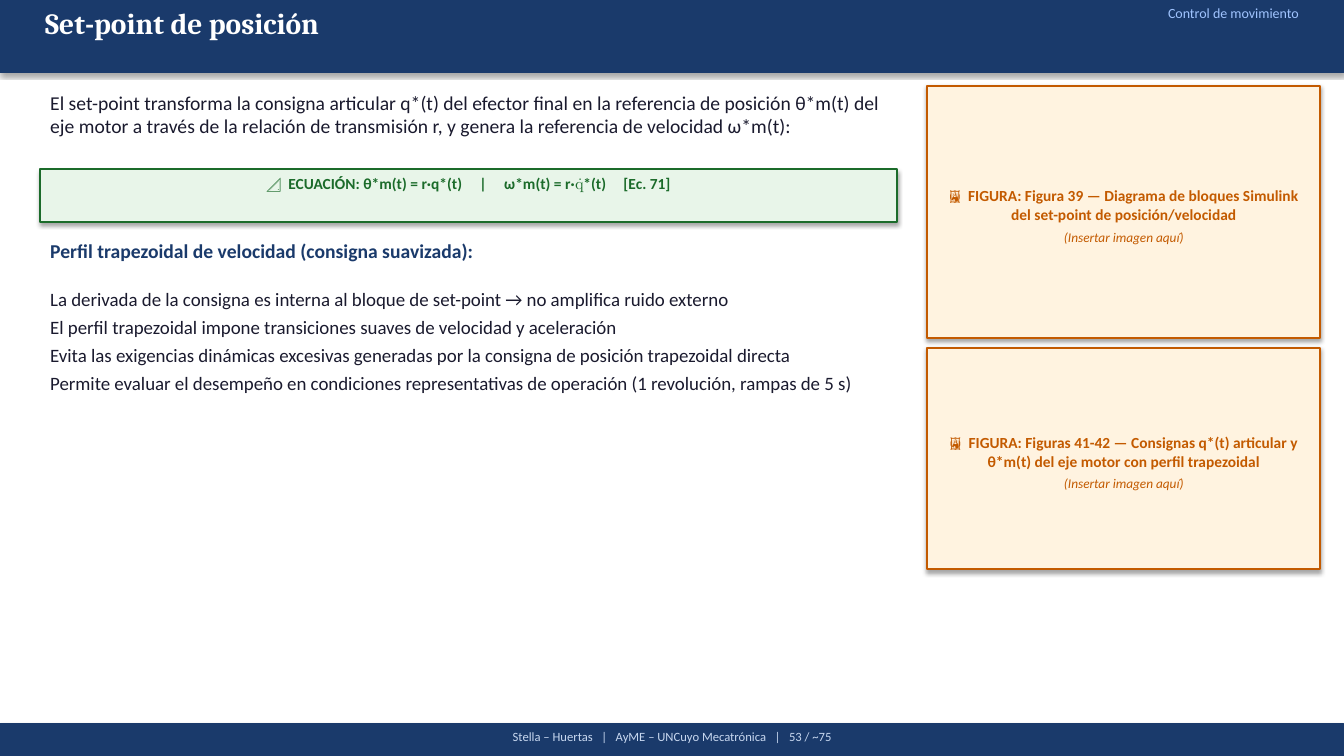
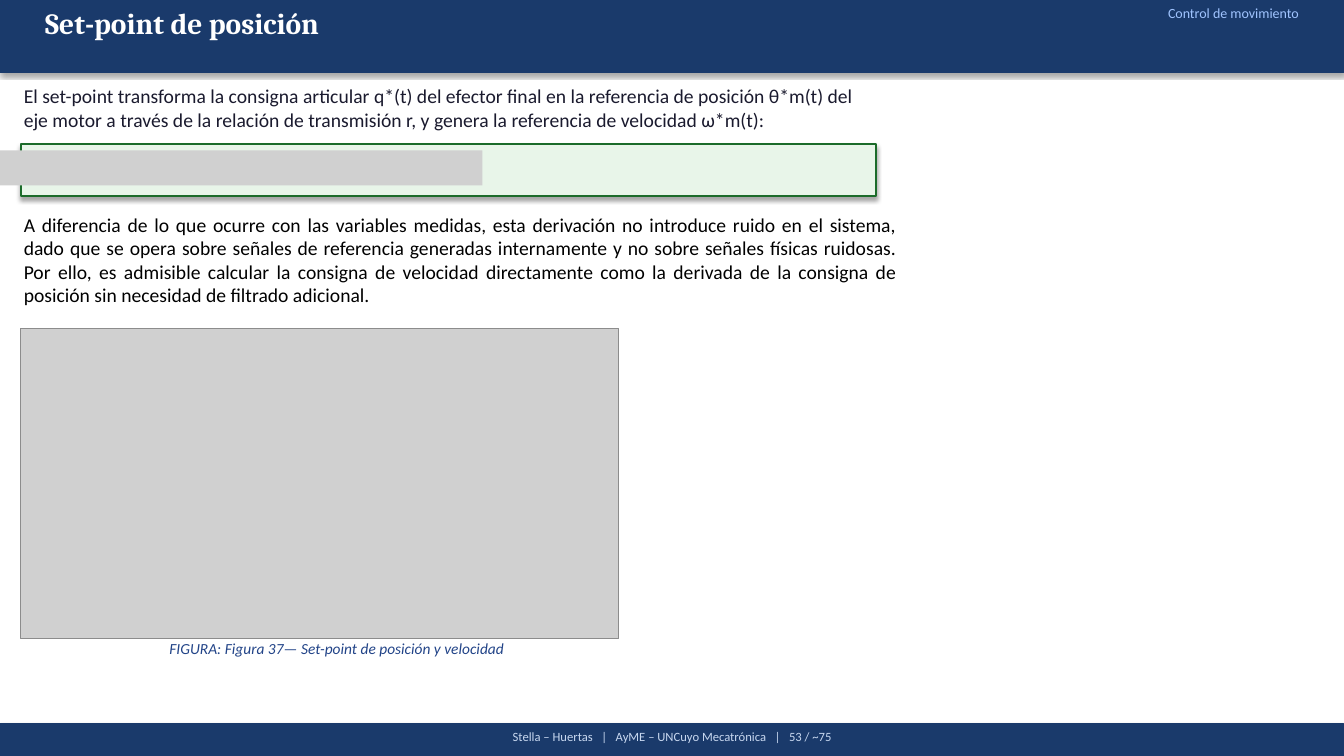
Before and after one commit to Juan-Stella/Automatica-y-maquinas-electricas-final, a slide deck: slide 69 of Presentación/AyME_Stella_Huertas_Presentacion1.pptx (slide 68 before the commit). Drawn at 1344x756 pixels with LibreOffice and Linux fonts; fonts in the diff are those of the drawing; grey boxes stand for pictures. Boxes give left, top, right and bottom in pixels: in the first picture for what was removed or moved away, otherwise in the second. Text is boxed around its words. In the diff, an @@ line names an element or a change of style, - is before the commit and + after.

```diff
--- a/Presentación/AyME_Stella_Huertas_Presentacion1.pptx
+++ b/Presentación/AyME_Stella_Huertas_Presentacion1.pptx
@@ text "El set-point transforma la consigna ..." moved from (x1=50, y1=96, x2=879, y2=137) to (x1=24, y1=89, x2=853, y2=131) @@
@@ rectangle removed at (x1=928, y1=86, x2=1321, y2=338) @@
@@ rectangle moved from (x1=40, y1=169, x2=897, y2=222) to (x1=21, y1=144, x2=876, y2=197) @@
@@ picture added at (x1=0, y1=150, x2=482, y2=186) @@
@@ text removed at (x1=288, y1=176, x2=671, y2=192) @@
-📐 ECUACIÓN: θ*m(t) = r·q*(t) | ω*m(t) = r·q̇*(t) [Ec. 71]
@@ text added at (x1=24, y1=218, x2=896, y2=305), 14 pt, text #000000 @@
+A diferencia de lo que ocurre con las variables medidas, esta derivación no introduce ruido en el sistema, dado que se opera sobre señales de referencia generadas internamente y no sobre señales físicas ruidosas. Por ello, es admisible calcular la consigna de velocidad directamente como la derivada de la consigna de posición sin necesidad de filtrado adicional.
@@ text removed at (x1=1064, y1=232, x2=1184, y2=245) @@
-(Insertar imagen aquí)
@@ text removed at (x1=50, y1=243, x2=473, y2=262) @@
-Perfil trapezoidal de velocidad (consigna suavizada):
@@ text removed at (x1=50, y1=293, x2=851, y2=393) @@
-La derivada de la consigna es interna al bloque de set-point → no amplifica ruido externo
-El perfil trapezoidal impone transiciones suaves de velocidad y aceleración
-Evita las exigencias dinámicas excesivas generadas por la consigna de posición trapezoidal directa
-Permite evaluar el desempeño en condiciones representativas de operación (1 revolución, rampas de 5 s)
@@ picture added at (x1=21, y1=329, x2=619, y2=639) @@
@@ rectangle removed at (x1=928, y1=348, x2=1321, y2=570) @@
@@ text removed at (x1=969, y1=436, x2=1297, y2=470) @@
-🖼 FIGURA: Figuras 41-42 — Consignas q*(t) articular y θ*m(t) del eje motor con perfil trapezoidal
@@ text removed at (x1=1064, y1=478, x2=1184, y2=491) @@
-(Insertar imagen aquí)
@@ text at (x1=169, y1=643, x2=503, y2=657): text changed; text colour #C35A00 to #224488; bold off; italic on @@
-🖼 FIGURA: Figura 39 — Diagrama de bloques Simulink del set-point de posición/velocidad
+FIGURA: Figura 37— Set-point de posición y velocidad
```
Also in this commit, not shown: 6 other slides changed, 11 slides added, 4 slides removed, 1 other file.
